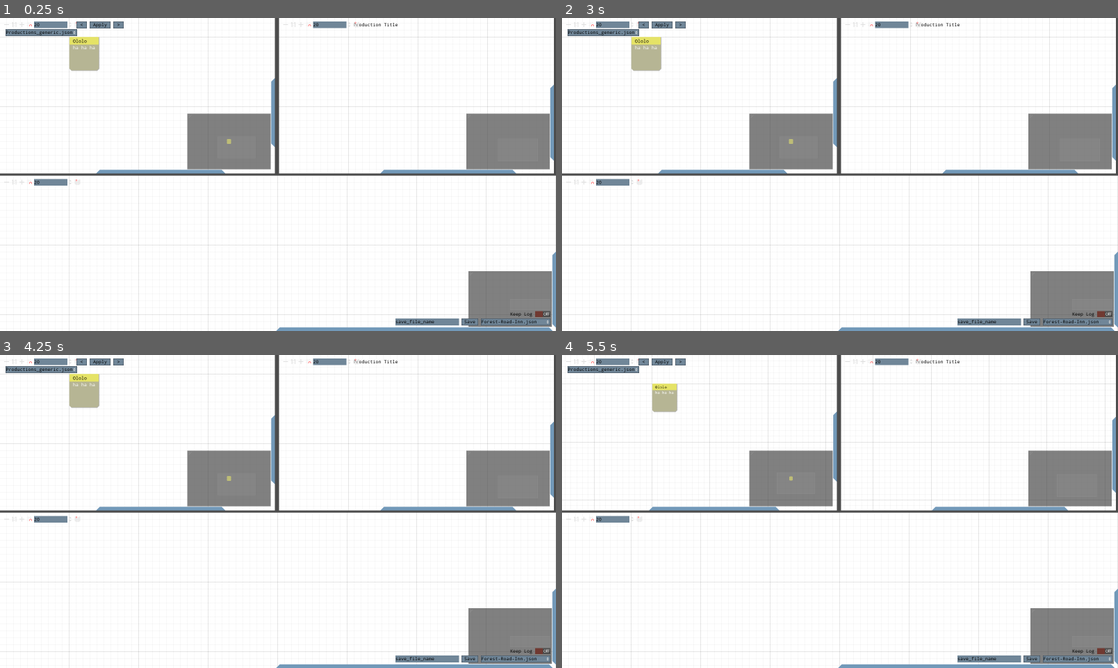
Above: before the commit, frames 1-4 (two rows, left to right).
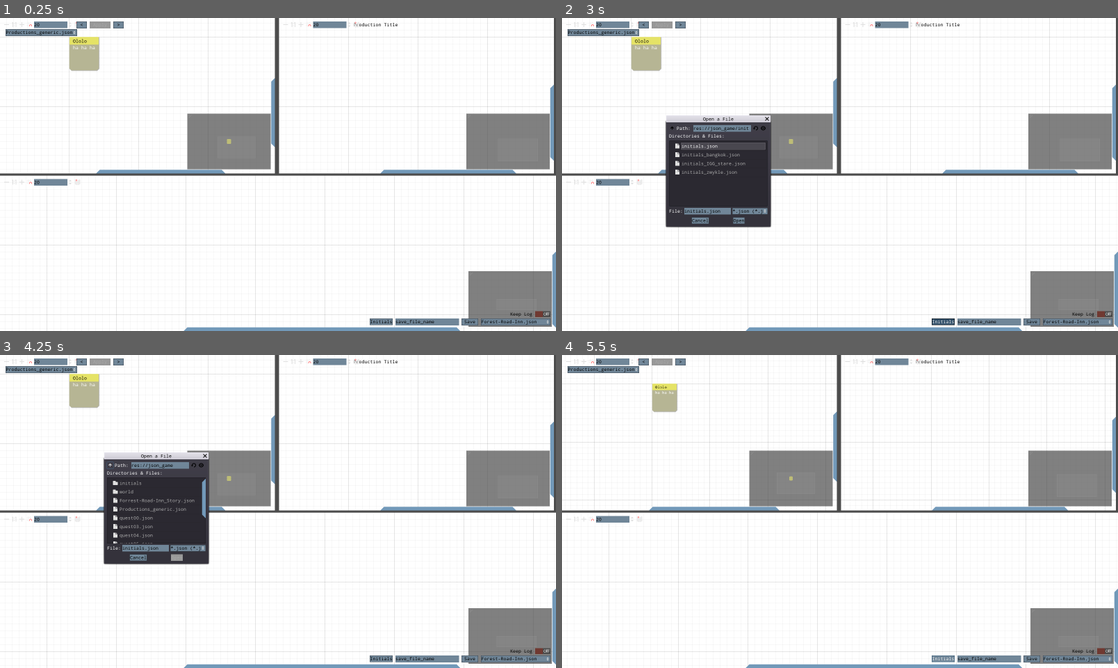
Above: after the commit, the same moments.

Repository: wodzu93/StoryGraphAnimations
Game: Godot game, scene res://main.tscn
The game is run twice, just before and just after one commit, with the same random seed, the same clock (stepped at 60 frames per second) and the same inputs.
Inputs (mouse positions are in pixels of both pictures, inside the frame that each line leads up to):
- Up to frame 1 (0.25 s): no input
- Up to frame 2 (3 s): click (840, 96) at 0.52 s; type "Alex" at 0.6 s; click (662, 24) at 1.25 s, where only the run before the commit has a clickable "Apply"; click "Save" at 2 s; click (945, 321) at 2.75 s, where only the run after the commit has a clickable "Initials"
- Up to frame 3 (4.25 s): click (111, 464) at 3.52 s
- Up to frame 4 (5.5 s): click (673, 464) at 4.27 s; click (567, 361) at 5.02 s

The runs differ from the first frame. In frame 1, 1.5% of the frame differs, in the area x 8-100%, y 1-100%; in frame 2, 8.2%; in frame 3, 8.2%; in frame 4, 1.5%.
Error before the commit: Invalid get index 'R_Side' (on base: 'Dictionary'). (res://scripts/GameGraph.gd:191)

Commit message:
added initials file selector, dissabled apply button + small error handling thing

Diff:
--- a/source/main.gd
+++ b/source/main.gd
@@ -21,14 +21,7 @@
 func _ready():
 	Globals.event_log = event_log
 	Globals.load_last_open_files()
-#	#NOTE tu zmieniamy initails
-#	var error = game_graph.load_initials("res://json_game/initials/initials.json")
-#	if error != OK:
-#		event_log.add_text("Failed loading initials.json")
-#	else:
-#		event_log.add_text("Loaded initials.json")
-#	game_graph.world.save_JSON("res://json_game/world/game_graph_old.json")
-#	##-----------------------
+
 	if Globals.last_world_file:
 		var file_id =  world_selector.files.find(Globals.last_world_file)
 		if file_id >= 0:
@@ -47,8 +40,6 @@
 		Globals.last_actions_file =  actions_selector.get_item_text(file_id)
 		load_production()
 
-	Globals.save_last_open_files()
-
 func load_world():
 	clear_graph(game_graph_handle)
 	game_graph.world.load_JSON(world_selector.rootPath +'/'+Globals.last_world_file)
@@ -56,6 +47,7 @@
 	event_log.clear()
 	event_log.add_text("Game graph complete")
 	game_graph.world.save_JSON(world_selector.rootPath +'/'+Globals.last_world_file)
+	Globals.save_last_open_files()
 
 func load_production():
 	production_viewer.load_production_list(Globals.last_actions_file)
@@ -148,3 +140,17 @@
 	production_viewer.load_next()
 	load_production()
 	game_graph.test_production(production_viewer.current)
+
+func _on_initials_pressed():
+	$load_initials.popup(Rect2(300,300,300,300))
+
+func _on_load_initials_file_selected(path:String):
+	Globals.last_world_file = path.get_file()
+	var error = game_graph.load_initials(path)
+	if error != OK:
+		event_log.add_text("Failed loading initials")
+	else:
+		event_log.add_text("Loaded initials.json")
+	game_graph.world.save_JSON("res://json_game/world/"+Globals.last_world_file)
+
+	load_world()
--- a/source/main.tscn
+++ b/source/main.tscn
@@ -160,6 +160,7 @@
 grow_vertical = 2
 size_flags_horizontal = 3
 size_flags_vertical = 3
+scroll_offset = Vector2( -536, 0 )
 __meta__ = {
 "_edit_lock_": true,
 "_edit_use_anchors_": false
@@ -257,6 +258,7 @@
 rect_min_size = Vector2( 60, 20 )
 size_flags_horizontal = 0
 size_flags_vertical = 0
+disabled = true
 text = "Apply"
 __meta__ = {
 "_edit_use_anchors_": false
@@ -313,6 +315,35 @@
 margin_right = -263.0
 margin_bottom = 20.0
 text = "save_file_name"
+
+[node name="initials" type="Button" parent="GUI/Control/world_selector"]
+anchor_left = 1.0
+anchor_top = 1.0
+anchor_right = 1.0
+anchor_bottom = 1.0
+margin_left = -520.0
+margin_top = -20.0
+margin_right = -454.0
+margin_bottom = -1.0
+text = "Initials"
+__meta__ = {
+"_edit_use_anchors_": false
+}
+
+[node name="load_initials" type="FileDialog" parent="."]
+margin_right = 332.0
+margin_bottom = 124.0
+theme = ExtResource( 4 )
+window_title = "Load initials"
+resizable = true
+mode = 0
+filters = PoolStringArray( "*.json" )
+current_dir = "res://json_game/initials"
+current_file = "initials.json"
+current_path = "res://json_game/initials/initials.json"
+__meta__ = {
+"_edit_use_anchors_": false
+}
 [connection signal="scroll_offset_changed" from="VSplit/HSplit/LPanel/HSplit/GraphLeft" to="." method="_on_GraphEditLeft_scroll_offset_changed"]
 [connection signal="scroll_offset_changed" from="VSplit/HSplit/RPanel/HSplit/GraphRight" to="." method="_on_GraphEditRight_scroll_offset_changed"]
 [connection signal="gui_input" from="VSplit/HBox/game_graph" to="." method="_on_game_graph_gui_input"]
@@ -325,3 +356,5 @@
 [connection signal="item_selected" from="GUI/Control/actions_selector" to="." method="_on_actions_selector_item_selected"]
 [connection signal="item_selected" from="GUI/Control/world_selector" to="." method="_on_world_selector_item_selected"]
 [connection signal="pressed" from="GUI/Control/world_selector/save_world" to="." method="_on_save_world_pressed"]
+[connection signal="pressed" from="GUI/Control/world_selector/initials" to="." method="_on_initials_pressed"]
+[connection signal="file_selected" from="load_initials" to="." method="_on_load_initials_file_selected"]
--- a/source/project.godot
+++ b/source/project.godot
@@ -51,10 +51,6 @@
 window/size/width=1600
 window/size/height=900
 
-[editor_plugins]
-
-enabled=PoolStringArray( "todo" )
-
 [rendering]
 
 quality/2d/use_pixel_snap=true
--- a/source/scripts/Parser.gd
+++ b/source/scripts/Parser.gd
@@ -46,7 +46,7 @@
 func save_JSON(file_name):
 	var file = File.new()
 	var err  = file.open(file_name, File.WRITE)
-	assert (err == OK || err == ERR_FILE_NOT_FOUND, "Error opening file, err" + str(err))
+	assert (err == OK || err == ERR_FILE_NOT_FOUND, "Error opening file: "+file_name+", error code: " + str(err))
 
 	file.store_string(JSON.print(item_list, "\t"))
 	file.close()
